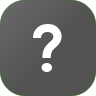
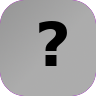
Layers edited between the first and the second 96×96 image:
painted on "?" over [33, 21, 67, 72]
painted on "Ebene" over [0, 0, 96, 96]
